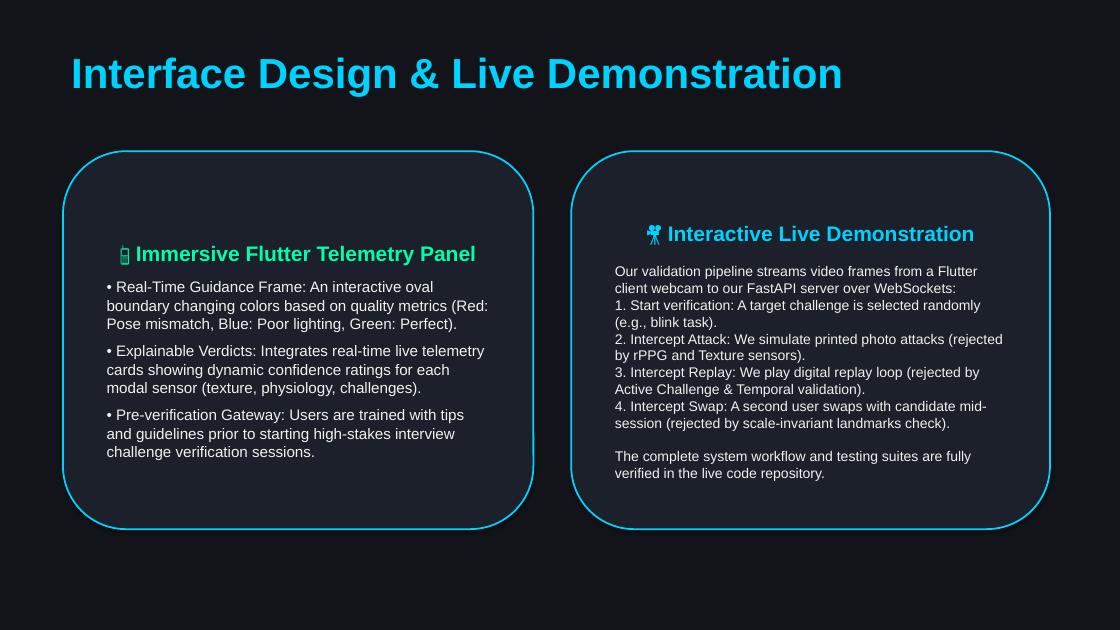
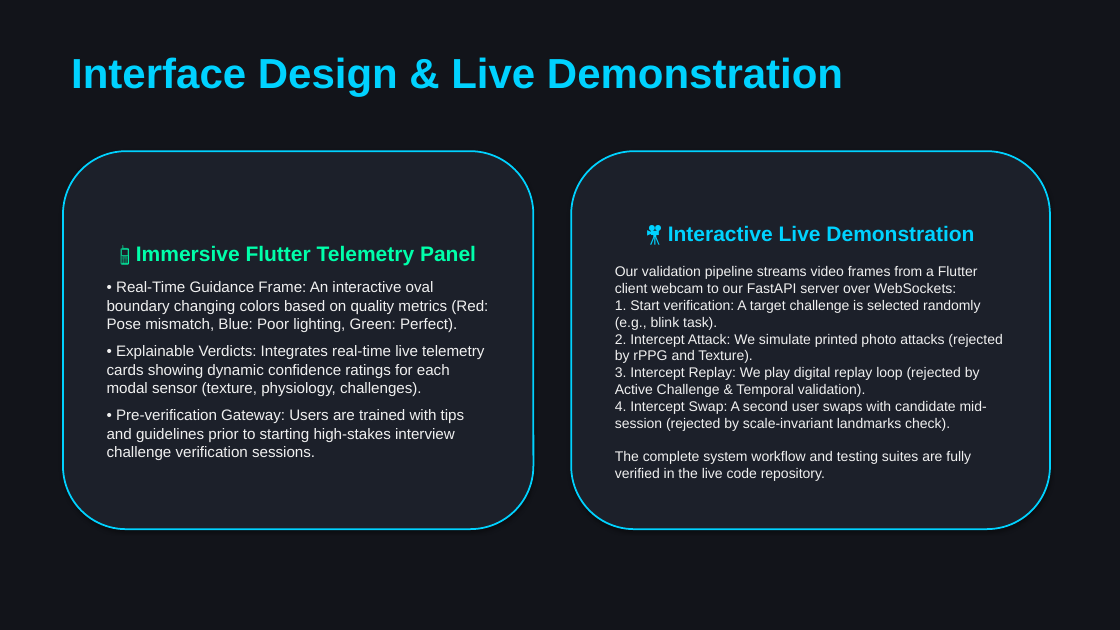
Before and after one commit to sthavirpunwatkar/SHIELD-Secure-Human-Identity-Liveness-Evaluation-Detection, a slide deck: slide 6 of reports/cdac_project_review.pptx. Drawn at 1120x630 pixels with LibreOffice and Linux fonts; fonts in the diff are those of the drawing. Boxes give left, top, right and bottom in pixels: in the first picture for what was removed or moved away, otherwise in the second. Text is boxed around its words. In the diff, an @@ line names an element or a change of style, - is before the commit and + after.

```diff
--- a/reports/cdac_project_review.pptx
+++ b/reports/cdac_project_review.pptx
@@ text in rounded rectangle at (615,266,1002,481): text changed @@
-Our validation pipeline streams video frames from a Flutter client webcam to our FastAPI server over WebSockets:
-1. Start verification: A target challenge is selected randomly (e.g., blink task).
-2. Intercept Attack: We simulate printed photo attacks (rejected by rPPG and Texture sensors).
-3. Intercept Replay: We play digital replay loop (rejected by Active Challenge & Temporal validation).
-4. Intercept Swap: A second user swaps with candidate mid-session (rejected by scale-invariant landmarks check).
-The complete system workflow and testing suites are fully verified in the live code repository.
+Our validation pipeline streams video frames from a Flutter client webcam to our FastAPI server over WebSockets:
+1. Start verification: A target challenge is selected randomly (e.g., blink task).
+2. Intercept Attack: We simulate printed photo attacks (rejected by rPPG and Texture).
+3. Intercept Replay: We play digital replay loop (rejected by Active Challenge & Temporal validation).
+4. Intercept Swap: A second user swaps with candidate mid-session (rejected by scale-invariant landmarks check).
+The complete system workflow and testing suites are fully verified in the live code repository.
```
Also in this commit, not shown: 3 other slides changed, 1 other file.
